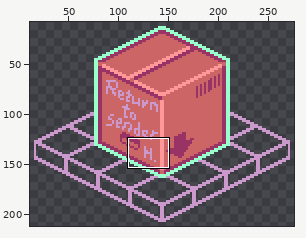
Edited in one commit: animated GIF sprite (0/return.gif). Above, an overview of the earlier version with the close-up marked.
Close-up. Before:
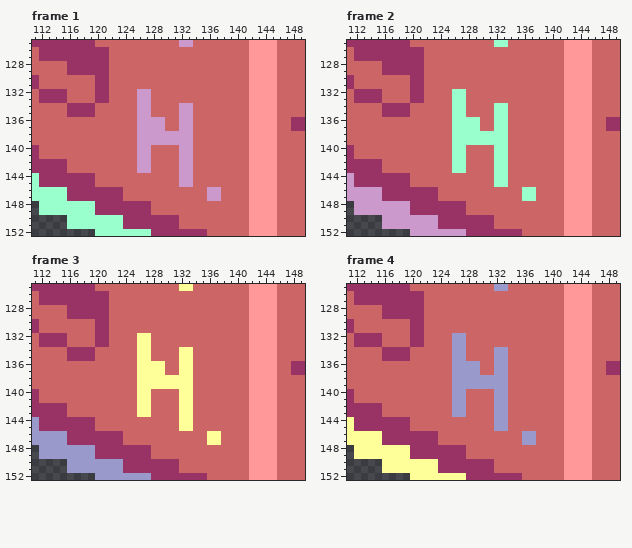
The file is 288x224 pixels, 6 frames. Shown: frame 1: x 111..149, y 125..152; frame 2: x 111..149, y 125..152; frame 3: x 111..149, y 125..152; frame 4: x 111..149, y 125..152. The wide view leaves out empty margins. The commit also changed other frames or places, which this record leaves out.
And afterwards:
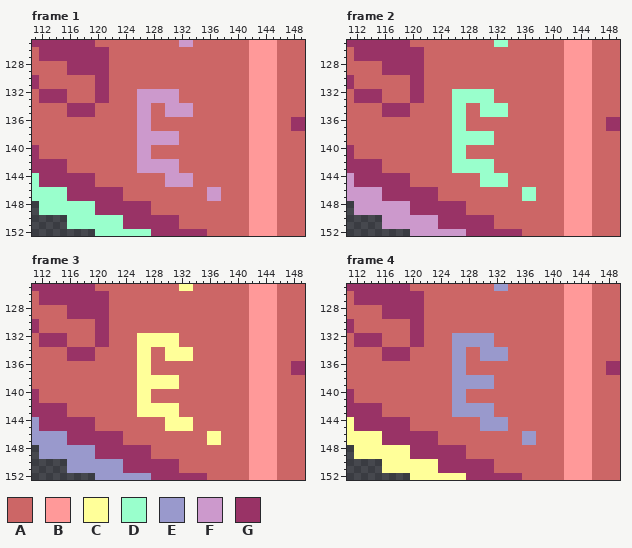
Palette (. is transparent): A #cc6666  B #ff9999  C #ffff99  D #99ffcc  E #9999cc  F #cc99cc  G #993366
What changed:
Frame 1:
y 132..133: x 128..131 AAAA -> FFFF
y 134..135: x 130..131 AA -> FF
y 136..137: x 128..129 FF -> AA; x 132..133 FF -> AA
y 138..141: x 132..133 FF -> AA
y 142..143: x 128..133 AAAAFF -> FFFFAA
y 144..145: x 130..131 AA -> FF
Frame 2:
y 132..133: x 128..131 AAAA -> DDDD
y 134..135: x 130..131 AA -> DD
y 136..137: x 128..129 DD -> AA; x 132..133 DD -> AA
y 138..141: x 132..133 DD -> AA
y 142..143: x 128..133 AAAADD -> DDDDAA
y 144..145: x 130..131 AA -> DD
Frame 3:
y 132..133: x 128..131 AAAA -> CCCC
y 134..135: x 130..131 AA -> CC
y 136..137: x 128..129 CC -> AA; x 132..133 CC -> AA
y 138..141: x 132..133 CC -> AA
y 142..143: x 128..133 AAAACC -> CCCCAA
y 144..145: x 130..131 AA -> CC
Frame 4:
y 132..133: x 128..131 AAAA -> EEEE
y 134..135: x 130..131 AA -> EE
y 136..137: x 128..129 EE -> AA; x 132..133 EE -> AA
y 138..141: x 132..133 EE -> AA
y 142..143: x 128..133 AAAAEE -> EEEEAA
y 144..145: x 130..131 AA -> EE
